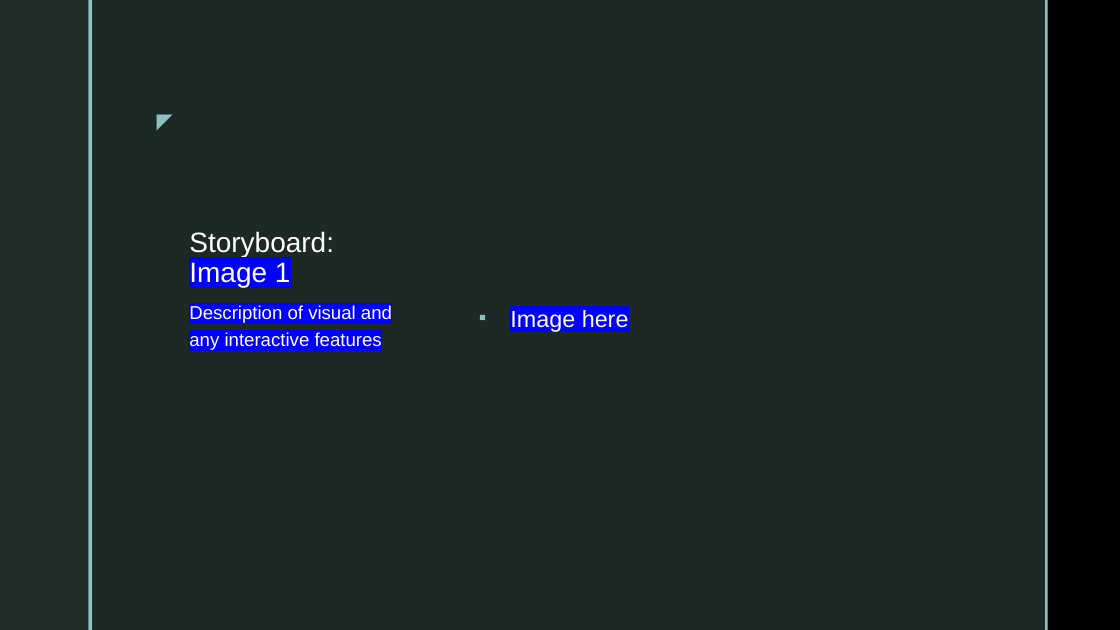
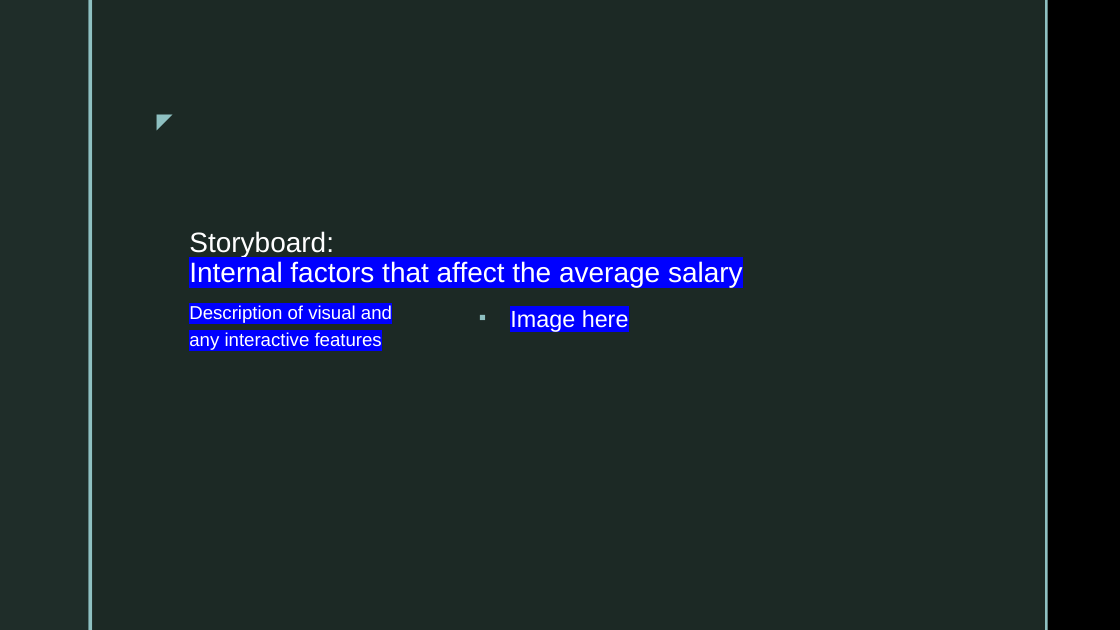
Before and after one commit to Sirius0531/final_project, a slide deck: slide 12 of 2nd Segment Project Deliverable/Deliverable2_Storyboard.pptx (slide 7 before the commit). Drawn at 1120x630 pixels with LibreOffice and Linux fonts; fonts in the diff are those of the drawing; background and template pictures are left out. Boxes give left, top, right and bottom in pixels: in the first picture for what was removed or moved away, otherwise in the second. Text is boxed around its words. In the diff, an @@ line names an element or a change of style, - is before the commit and + after.

```diff
--- a/2nd Segment Project Deliverable/Deliverable2_Storyboard.pptx
+++ b/2nd Segment Project Deliverable/Deliverable2_Storyboard.pptx
@@ title at [189,231,743,287]: text changed @@
-Storyboard: Image 1
+Storyboard:
+Internal factors that affect the average salary
```
Also in this commit, not shown: 4 other slides changed, 4 slides added, 1 slide removed.
